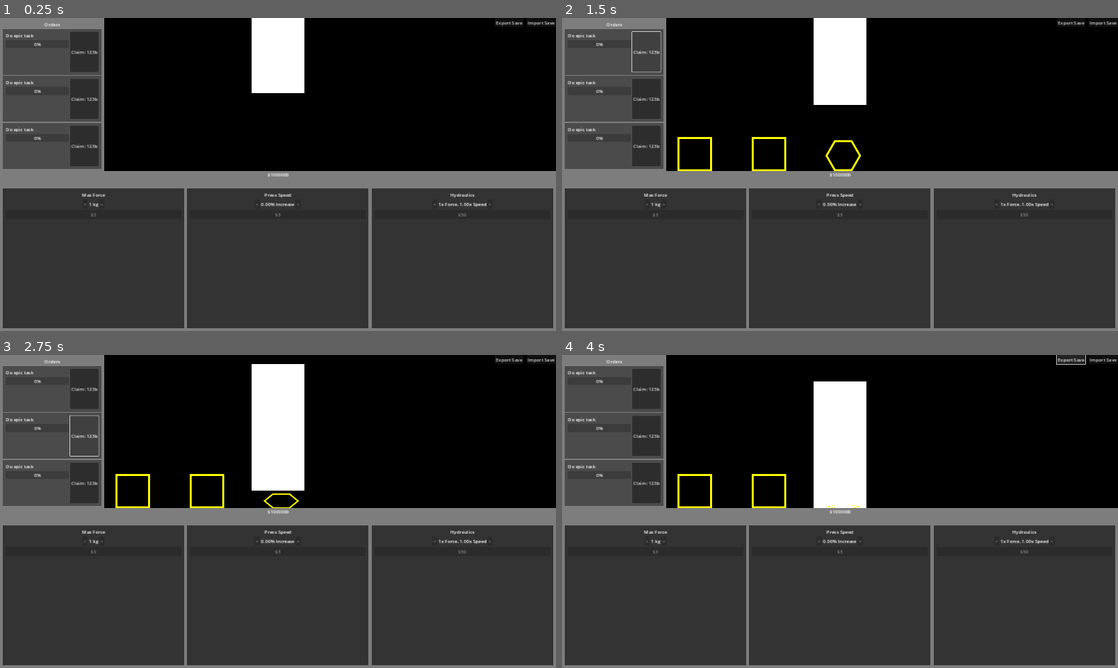
Above: before the commit, frames 1-4 (two rows, left to right).
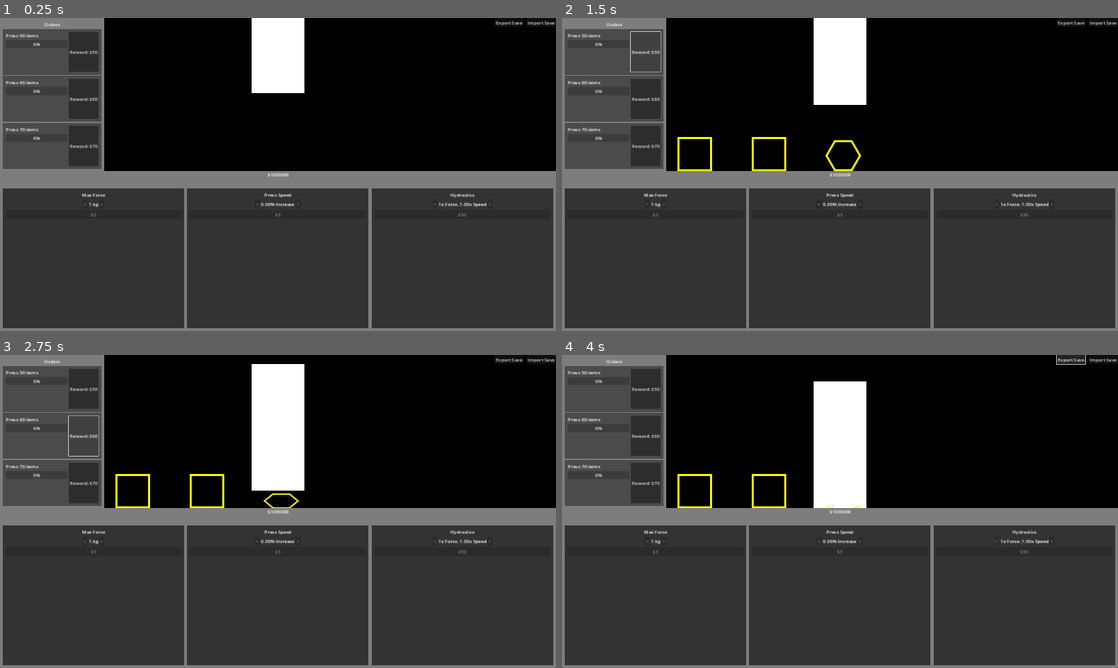
Above: after the commit, the same moments.

Repository: miyo6032/HydraulicPressIncremental
Game: Godot game, scene res://1_main.tscn
Two runs of this game, one before a commit and one after it. Both use one fixed random seed, a clock stepped at 60 frames per second and the inputs below.
Inputs (mouse positions are in pixels of both pictures, inside the frame that each line leads up to):
- Up to frame 1 (0.25 s): no input
- Up to frame 2 (1.5 s): click (645, 52) at 0.5 s, where only the run before the commit has a clickable "Claim: 123b"; click (645, 52) at 1.25 s, where only the run after the commit has a clickable "Reward: $50"
- Up to frame 3 (2.75 s): click (83, 436) at 2 s, where only the run after the commit has a clickable "Reward: $60"
- Up to frame 4 (4 s): click (645, 483) at 2.75 s, where only the run after the commit has a clickable "Reward: $70"; click "Export Save" at 3.5 s

The runs differ from the first frame. In frame 1, 0.3% of the frame differs, in the area x 1-18%, y 4-48%; in frame 2, 0.3%; in frame 3, 0.3%; in frame 4, 0.3%.

Commit message:
get defined orders loading

Diff:
--- a/1_main.tscn
+++ b/1_main.tscn
@@ -1,11 +1,13 @@
-[gd_scene load_steps=7 format=3 uid="uid://cnrln6t4dxt74"]
+[gd_scene load_steps=9 format=3 uid="uid://cnrln6t4dxt74"]
 
 [ext_resource type="Script" path="res://Main.gd" id="1_kxjkt"]
 [ext_resource type="PackedScene" uid="uid://7t1sx0r2g2tc" path="res://2_simulation.tscn" id="1_widi8"]
 [ext_resource type="Resource" uid="uid://ype7ae050vxg" path="res://data/upgrades/force_upgrade.tres" id="2_mf8dy"]
 [ext_resource type="Resource" uid="uid://dnjuikwv7g0um" path="res://data/upgrades/speed_upgrade.tres" id="3_egk44"]
 [ext_resource type="Resource" uid="uid://qclp6dumrcog" path="res://data/upgrades/hydraulics_upgrade.tres" id="4_t8crt"]
-[ext_resource type="PackedScene" uid="uid://bn1wj400srr3t" path="res://task.tscn" id="6_fwinf"]
+[ext_resource type="PackedScene" uid="uid://bn1wj400srr3t" path="res://order.tscn" id="6_fwinf"]
+[ext_resource type="Script" path="res://OrderManager.gd" id="6_n48yw"]
+[ext_resource type="Resource" uid="uid://5q2kvb77tv84" path="res://data/order_list.tres" id="7_hs1cp"]
 
 [node name="Main" type="Node"]
 script = ExtResource("1_kxjkt")
@@ -75,14 +77,17 @@
 grow_horizontal = 0
 text = "Import Save"
 
-[node name="TaskManager" type="ColorRect" parent="Control"]
+[node name="OrderManager" type="ColorRect" parent="Control" node_paths=PackedStringArray("order_uis")]
 layout_mode = 2
 offset_right = 360.0
 offset_bottom = 531.0
 size_flags_vertical = 3
 color = Color(0.490196, 0.490196, 0.490196, 1)
+script = ExtResource("6_n48yw")
+order_list = ExtResource("7_hs1cp")
+order_uis = [NodePath("MarginContainer/VBoxContainer/Order"), NodePath("MarginContainer/VBoxContainer/Order2"), NodePath("MarginContainer/VBoxContainer/Order3")]
 
-[node name="MarginContainer" type="MarginContainer" parent="Control/TaskManager"]
+[node name="MarginContainer" type="MarginContainer" parent="Control/OrderManager"]
 layout_mode = 1
 anchors_preset = 15
 anchor_right = 1.0
@@ -94,21 +99,21 @@
 theme_override_constants/margin_right = 10
 theme_override_constants/margin_bottom = 10
 
-[node name="VBoxContainer" type="VBoxContainer" parent="Control/TaskManager/MarginContainer"]
+[node name="VBoxContainer" type="VBoxContainer" parent="Control/OrderManager/MarginContainer"]
 layout_mode = 2
 
-[node name="Label" type="Label" parent="Control/TaskManager/MarginContainer/VBoxContainer"]
+[node name="Label" type="Label" parent="Control/OrderManager/MarginContainer/VBoxContainer"]
 layout_mode = 2
 text = "Orders"
 horizontal_alignment = 1
 
-[node name="Task" parent="Control/TaskManager/MarginContainer/VBoxContainer" instance=ExtResource("6_fwinf")]
+[node name="Order" parent="Control/OrderManager/MarginContainer/VBoxContainer" instance=ExtResource("6_fwinf")]
 layout_mode = 2
 
-[node name="Task2" parent="Control/TaskManager/MarginContainer/VBoxContainer" instance=ExtResource("6_fwinf")]
+[node name="Order2" parent="Control/OrderManager/MarginContainer/VBoxContainer" instance=ExtResource("6_fwinf")]
 layout_mode = 2
 
-[node name="Task3" parent="Control/TaskManager/MarginContainer/VBoxContainer" instance=ExtResource("6_fwinf")]
+[node name="Order3" parent="Control/OrderManager/MarginContainer/VBoxContainer" instance=ExtResource("6_fwinf")]
 layout_mode = 2
 
 [connection signal="pressed" from="Control/ExportSaveButton" to="." method="_on_export_save_button_pressed"]
--- /dev/null
+++ b/Order.gd
@@ -0,0 +1,8 @@
+extends ColorRect
+
+@onready var order_desc = $MarginContainer/HBoxContainer/VBoxContainer/OrderLabel
+@onready var claim_button = $MarginContainer/HBoxContainer/ClaimButton
+
+func set_order(order: OrderRes):
+    order_desc.text = order.get_description()
+    claim_button.text = "Reward: $" + Utils.format_num(order.amount)
--- /dev/null
+++ b/OrderList.gd
@@ -0,0 +1,5 @@
+extends Resource
+
+class_name  OrderList
+
+@export var orders: Array[OrderRes]
--- /dev/null
+++ b/OrderManager.gd
@@ -0,0 +1,17 @@
+extends ColorRect
+
+@export var order_list: OrderList
+@export var order_uis: Array[Control]
+
+var next_order = 0
+
+func _ready():
+    for ui in order_uis:
+        ui.set_order(order_list.orders[next_order])
+        next_order += 1
+
+func save_data(data: Dictionary):
+    pass
+
+func load_data():
+    pass
--- /dev/null
+++ b/OrderRes.gd
@@ -0,0 +1,14 @@
+extends Resource
+
+class_name OrderRes
+
+#@export var quality_constraint: String
+@export var shape_constraint: CrushableShape
+@export var color_constraint: CrushableColor
+@export var amount: int
+@export var currency: float
+
+func get_description():
+    var desc = "Press %.0f" % amount
+    desc += " items"
+    return desc
--- /dev/null
+++ b/data/order_list.tres
@@ -0,0 +1,23 @@
+[gd_resource type="Resource" script_class="OrderList" load_steps=6 format=3 uid="uid://5q2kvb77tv84"]
+
+[ext_resource type="Script" path="res://OrderRes.gd" id="1_5bq03"]
+[ext_resource type="Script" path="res://OrderList.gd" id="2_hx5qw"]
+
+[sub_resource type="Resource" id="Resource_5tspp"]
+script = ExtResource("1_5bq03")
+amount = 50
+currency = 50.0
+
+[sub_resource type="Resource" id="Resource_q4tkk"]
+script = ExtResource("1_5bq03")
+amount = 60
+currency = 60.0
+
+[sub_resource type="Resource" id="Resource_4vibe"]
+script = ExtResource("1_5bq03")
+amount = 70
+currency = 70.0
+
+[resource]
+script = ExtResource("2_hx5qw")
+orders = Array[ExtResource("1_5bq03")]([SubResource("Resource_5tspp"), SubResource("Resource_q4tkk"), SubResource("Resource_4vibe")])
--- a/task.tscn
+++ b/order.tscn
@@ -1,8 +1,11 @@
-[gd_scene format=3 uid="uid://bn1wj400srr3t"]
+[gd_scene load_steps=2 format=3 uid="uid://bn1wj400srr3t"]
 
-[node name="Task" type="ColorRect"]
+[ext_resource type="Script" path="res://Order.gd" id="1_ljcub"]
+
+[node name="Order" type="ColorRect"]
 size_flags_vertical = 3
 color = Color(0.29219, 0.29219, 0.29219, 1)
+script = ExtResource("1_ljcub")
 
 [node name="MarginContainer" type="MarginContainer" parent="."]
 layout_mode = 1
@@ -23,7 +26,7 @@
 layout_mode = 2
 size_flags_horizontal = 3
 
-[node name="Label" type="Label" parent="MarginContainer/HBoxContainer/VBoxContainer"]
+[node name="OrderLabel" type="Label" parent="MarginContainer/HBoxContainer/VBoxContainer"]
 layout_mode = 2
 size_flags_horizontal = 0
 size_flags_vertical = 0
@@ -32,7 +35,7 @@
 [node name="ProgressBar" type="ProgressBar" parent="MarginContainer/HBoxContainer/VBoxContainer"]
 layout_mode = 2
 
-[node name="Button" type="Button" parent="MarginContainer/HBoxContainer"]
+[node name="ClaimButton" type="Button" parent="MarginContainer/HBoxContainer"]
 layout_mode = 2
 size_flags_horizontal = 8
 text = "Claim: 123b"
